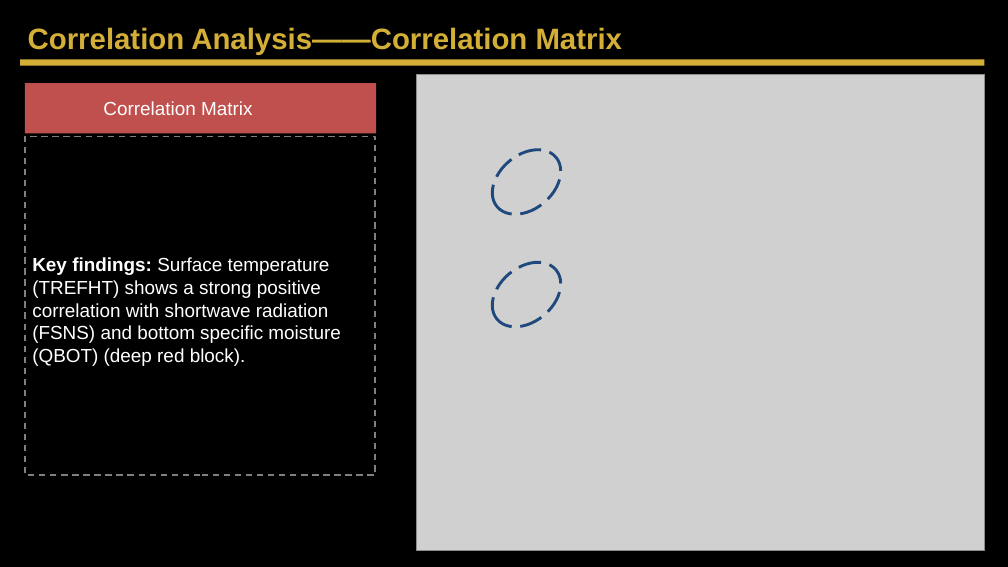
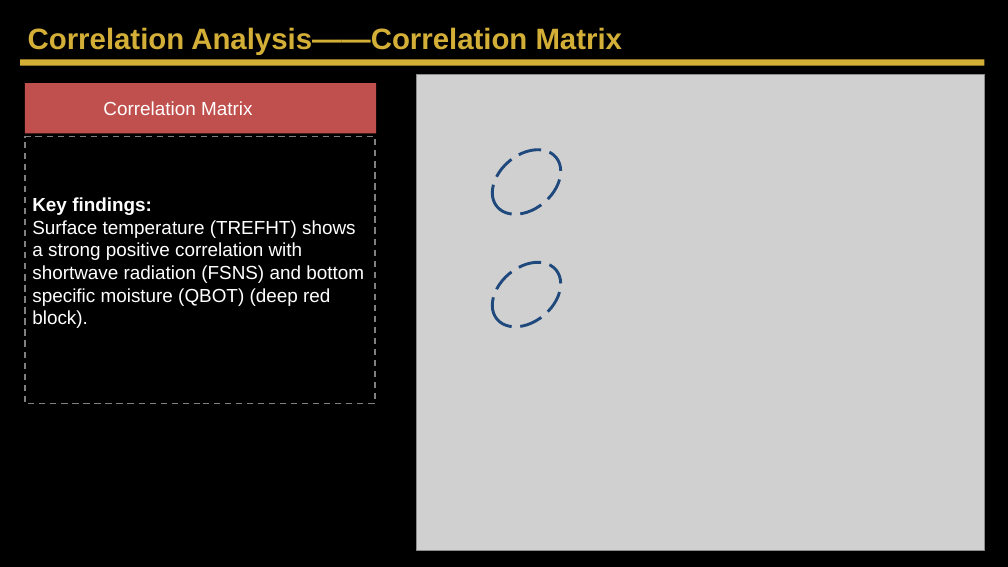
Before and after one commit to Ruiqi-Huang-7/EART60702-group-4-project-1, a slide deck: slide 8 of Project_1_final.pptx. Drawn at 1008x567 pixels with LibreOffice and Linux fonts; fonts in the diff are those of the drawing; grey boxes stand for pictures. Boxes give left, top, right and bottom in pixels: in the first picture for what was removed or moved away, otherwise in the second. Text is boxed around its words. In the diff, an @@ line names an element or a change of style, - is before the commit and + after.

```diff
--- a/Project_1_final.pptx
+++ b/Project_1_final.pptx
@@ rectangle: place and size @@
-rectangle at <box>25,137,375,476</box>
+rectangle at <box>25,137,375,404</box>
@@ text at <box>32,197,364,328</box>: text changed @@
-Key findings: Surface temperature (TREFHT) shows a strong positive correlation with shortwave radiation (FSNS) and bottom specific moisture (QBOT) (deep red block).
+Key findings:
+Surface temperature (TREFHT) shows a strong positive correlation with shortwave radiation (FSNS) and bottom specific moisture (QBOT) (deep red block).
```
Also in this commit, not shown: 7 other slides changed, 2 other files.
